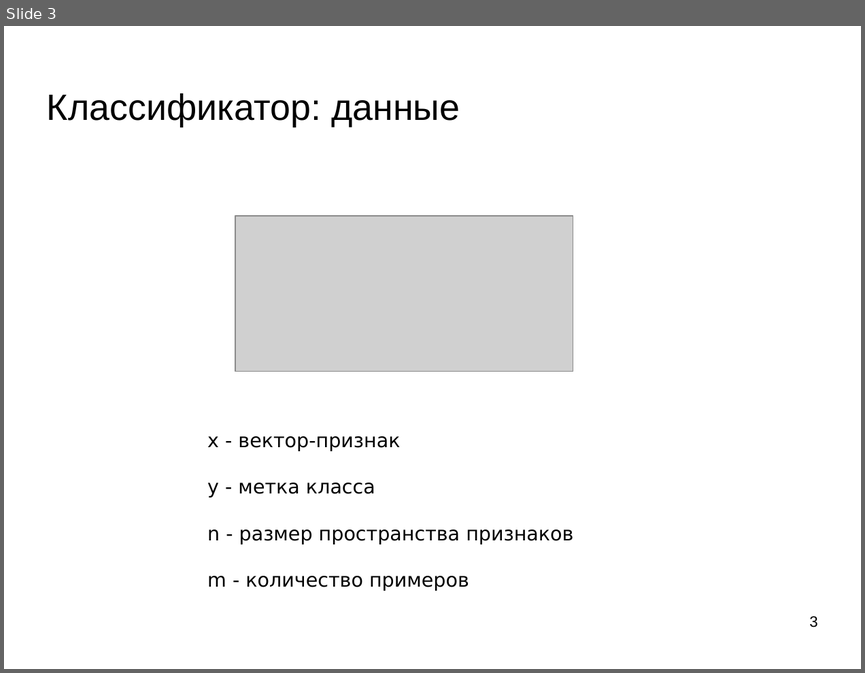
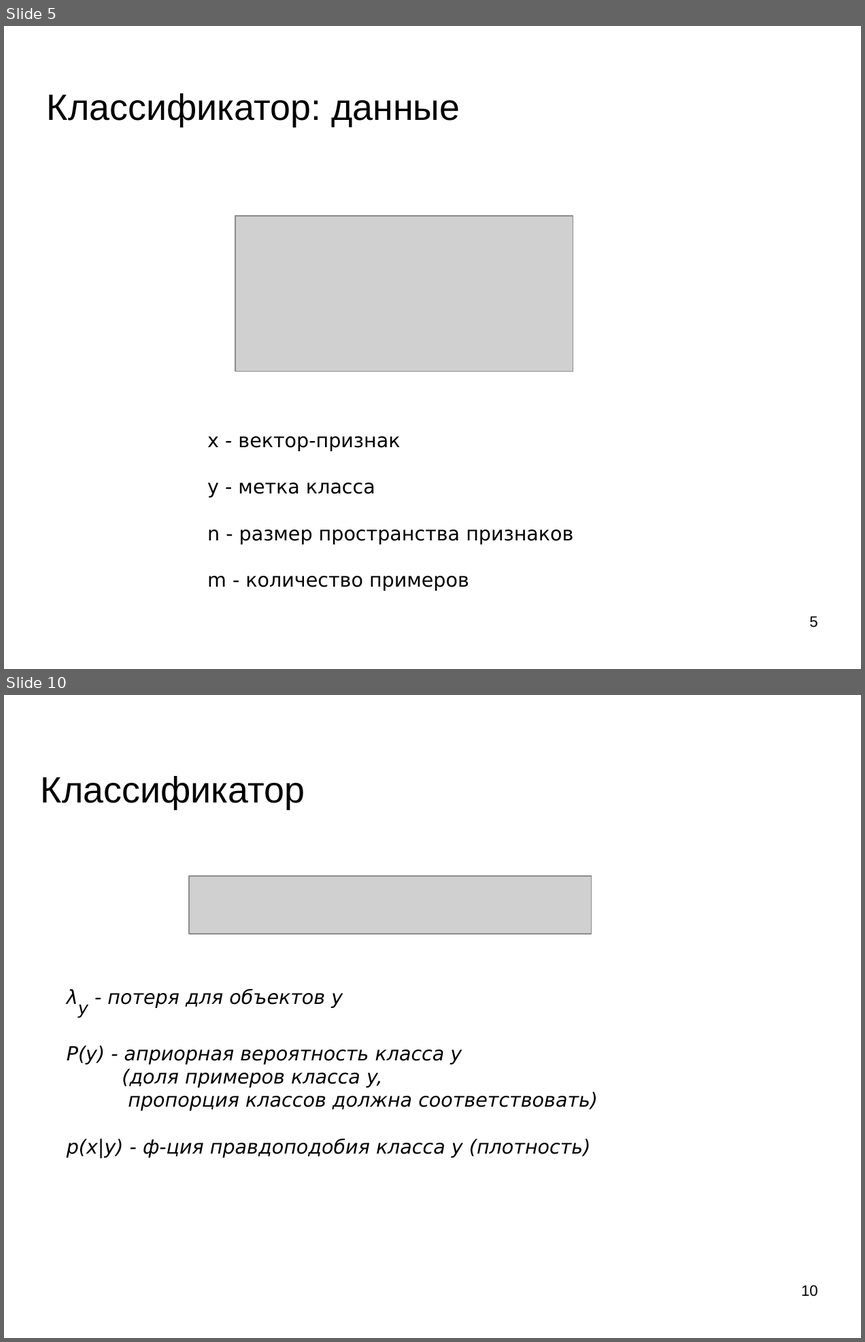
Before and after one commit to mechanoid5/ml_lectorium_legacy, a slide deck: 04-bayes.odp. Shown one above the other, each under a label of ours: slide 3 before the commit, slides 5 and 10 after it; the slides between them are not shown. The pictures are 865x673 and 865x1342 pixels, drawn with LibreOffice and Linux fonts; fonts in the diff are those of the drawing; grey boxes stand for pictures; background and template pictures are left out. Boxes give left, top, right and bottom in pixels: in the first picture for what was removed or moved away, otherwise in the second. Text is boxed around its words. In the diff, an @@ line names an element or a change of style, - is before the commit and + after.

```diff
--- a/04-bayes.odp
+++ b/04-bayes.odp
@@ slide 10 added at (4,695,861,1338), background picture (left out) @@
@@ title added at (41,776,305,809), 33.9 pt, text #000000 @@
+Классификатор
@@ picture added at (189,876,592,934) @@
@@ text added at (67,989,598,1157), 18 pt, text #000000, italic @@
+λy - потеря для объектов y
+P(y) - априорная вероятность класса y
+(доля примеров класса y,
+пропорция классов должна соответствовать)
+p(x|y) - ф-ция правдоподобия класса y (плотность)
@@ page number added at (801,1285,818,1296), 14 pt, text #000000 @@
+10
@@ what was slide 3 is now slide 5 @@
@@ page number at (809,616,817,627): text changed @@
-3
+5
```
Also in this commit, not shown: 11 slides changed, 9 other slides added, 1 slide removed, 4 other files.
